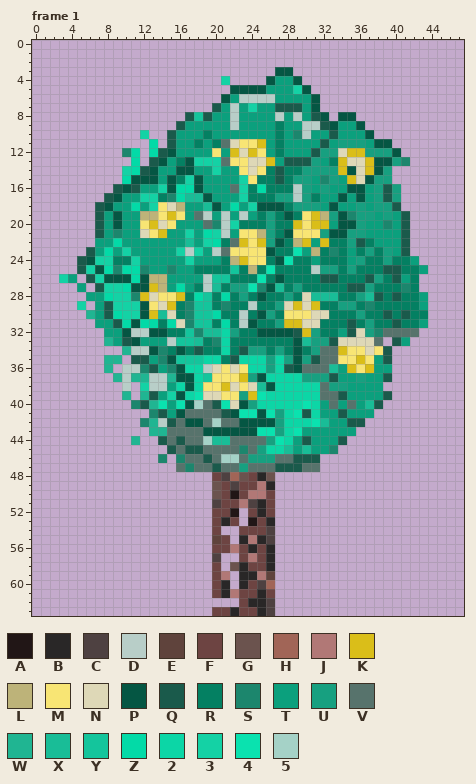
Edited in one commit: pixel-art file (Aseprite/Tree-0002.aseprite). Above: the version before the commit.
48x64 pixels, 4 frames. Colours within 5 levels of each other are drawn and written as one. Shown: frame 1. The commit also changed other frames, which this record leaves out.
Palette (. is transparent): A #211616  B #292727  C #4e4141  D #b8cec8  E #5f433c  F #6d4442  G #6b534e  H #a16557  J #b17876  K #dabe19  L #bdb379  M #f8e574  N #ded8b7  P #055643  Q #1a5a4b  R #048062  S #1c866d  T #0ba07d  U #17a080  V #57736c  W #20b592  X #19bd97  Y #14c59c  Z #03daa7  2 #0cd6a6  3 #14d2a5  4 #0ae2af  5 #a5d2c7
Pixels before, frame 1 (only the part around the change), first column x 0:
 0 ...............................................
 1 ...............................................
 2 ...............................................
 3 ...........................PP..................
 4 .....................3....PTTP.................
 5 ......................PPPPTTT3P................
 6 .....................PTDDDDTTTTP...............
 7 ....................QTDT3TTQQQTP...............
 8 .................QYQTTDTTTTDTDTQP.PP...........
 9 ................QTTTTTDTTTTRTTDDQPTTP..........
10 ............3..QTTTRTTTTTTTRTSDTTQTTTP.........
11 .............Z.QTTRTRVNMMKTRTTTTQTUUUTPP.......
12 ..........SZ.ZQPTTTTMTKNKMTRTTTQUUNKKUUUP......
13 ...........Z.QPTRP333VMMNNKTQQQUTRKNNKPPUS.....
14 ..........3ZQPTTPPTT3TTMNMRQRRUUUUKPNKPU.......
15 ..........ZPPPTPR3PTTTT3MRRQRUUTSUTKNPUU.......
16 .........QPQTT3PZZPTTTV3RZRRRDUTUTTPPTUQU......
17 ........QPTT33RSZXXPTTT3RRRUUDURTTPTPTUQU......
18 .......QPTTZT3MNLTTXPTZT3PPPRUUUTPTTUTUUQ......
19 .......QTPTTLLMKMTVDTDTDTRURPRMKLUPSUUTUTQ.....
20 .......QTPTTMKNMTTTVSD3RRRURRKMKKTPPUTTSTQ.....
21 .......QTSTTNMKTT3TZ3DTMMLURPMMMUPPUUTTTTQ.....
22 .......TTZTTTTTTTXT3ZRVKMKUPRLKTKRRUQRTTTQ.....
23 ......QTZT3TTTTT3D3TDVMMMMPRR4TLRSRTRURUTQ.....
24 .....QP33RR3TTTTT3TTTRLKMMRP4RRTRRRTURRURRT....
25 .....Q3PZSZZSTTSTTRRRRYRLR4RRRRDUURURRRQQRRT...
26 ...3T.Q3PPPZPLLTTTTDYYRRR4RPRRRRQQRRRQURQTR....
27 .....T.Q33ZPPKLTZTRDXRUU4SPXRURRRRRQQURRRSR....
28 ......TTZ33SKNMMKRZYRZRURPRRURNXXXRRUXQRQRRT...
29 .....3.TQ333PMNKRSYYRSRRDRRUNKNKRRUURSRRRRRT...
30 ......WTQZ33PKXNRSYYZRRDRPURMMMNNRRRURRQRQRR...
31 .......TTQZPZZRZNSYYRZRDPRRUKKNNRRRQRURRQRRT...
32 ........TTPDDPPRRYSXX2URRPPPPQKURRTQNUSVVVV....
33 ........WTQPTTTDYYXRS2RRRRRRRPXUUQNNNNV.QT.....
34 ..........WDDPSRPRQRR2RQUURURPRUVVKMMNMQ.......
35 ........WW.QQTSPYYY22RQ222U2UPUQVVMMKMTQ.......
36 ........W.DDSQTSP22DNMNM22U2QPVVVXTKMKTT.......
37 .........WDWWDDWPP2YMMMKUP2222UUUQTTUTTQ.......
38 ..........D.3DDT2P2MMKNMNXP22222VUUTTTT........
39 ..........W.WQT3P24NNMMUK4222222VVQTTTTQ.......
40 ...........SQW4T4P5VQ4NPU2222242TVTVTXQ........
41 .............SQTPVVVVQP44P4U24Q2TTQTTT.........
42 ............SWDQVPPV5VVPPPPU2224XTTQQ..........
43 .............WWVVVVPPPPPP44U24TTTTTT...........
44 ...........W..QVQVV5XXVVVVU42TQTTTQ............
45 ...............QVQQVVVVSVU22XTXTTS.............
46 ..............S.SVVQV55VUUUVVQQQ...............
47 ................VSVVQVVUVVVQQQVV...............
48 ....................FCHGFBG....................
49 ....................GFCFFJB....................
50 ....................GFAFJJF....................
51 ....................CFFJCBF....................
52 ....................FFA.FBF....................
53 ....................FBF.AFB....................
54 ....................F..FFFC....................
55 ....................EF.BJBC....................
56 ....................FFJFBFB....................
57 ....................C..FJFB....................
58 ....................F.GBFFB....................
59 ....................FJ.BBJE....................
60 ....................FB.BFCH....................
61 ....................FBJFFBF....................
62 .......................FBBC....................
63 ....................FFBFFBC....................
The result:
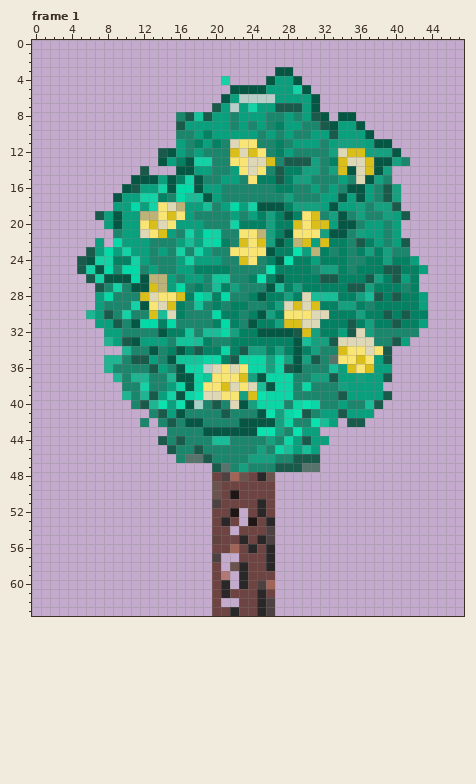
The edit:
Changed rows in their new state; - is an unchanged pixel.
Frame 1:
first column x 3:
 8 -------------S-----S---SS-S-------------
 9 -------------------S-S-S---SS-----------
10 ---------.--.SS-------S-S--S------------
11 ----------.-.-S---S---SS-S---S----------
12 -------..-.---S-SSS----S--SSSS----------
13 --------.-.------SS-----S----S----------
14 -------..-...----SS----S-----S----------
15 -------.--------SS--S-------S-S-S---S---
16 ------.-----------SSSSSS--SS-S-S---S----
17 -----.------------SSSSSSS-SSS------S----
18 ----..-----------S----------------S-----
19 ---------------SSSS-S--------S----SS----
20 ----.-----------S-S--------------S----.-
21 ----..-------S----SS------------S---S-.-
22 -----.----SSS------S------------S---S---
23 ----------S-S-S--SS-------------S----SS-
24 ----------SSS-----SS--S---------SS------
25 -----------S-------SSSS-----S---S-------
26 ..-----------S--S--SS-------------------
27 --.--S-S------S-S---SS------------------
28 ---.--SS-----------SS-------------------
29 --.--SSS--------S----SS-----------------
30 ------S-SS-----SS---S-------------------
31 -------S-----S-SS---S-------------------
32 -------SSSS-------------------------SSSS
33 ------------S-----S----------------SS---
34 --------SS-------------------SS---------
35 -------S---------------------S----------
36 ------SSS------------------SSS----------
37 -------S--SS--------------SS------------
38 -------SS-SS--------------S-SSS---------
39 --------S-----------------SSSSS---------
40 ----------------S-S------S---SS-SS------
41 --------------SSSS-SSS------S-----------
42 ----------.S-S--SSSS------SS---.--------
43 ----------..SSSS---------S---....-------
44 --------.---S-SSS--SSSS-S-----..--------
45 -------------SS-SSSS-S-S-----..---------
46 -----------.-----SSSS---SS--------------
47 -------------....--S-SSS----------------
49 -------------------F--FF----------------
50 ---------------------FF-----------------
51 --------------------FF------------------
54 ------------------F---------------------
55 -------------------F-F------------------
56 -------------------H--------------------
57 ---------------------F------------------
59 ---------------------FFF----------------
61 -------------------F--------------------
62 -----------------F---F------------------
Changed places in both pictures, as pixel boxes (x1, y1, x2, y2):
changed: (59, 112, 419, 607)
